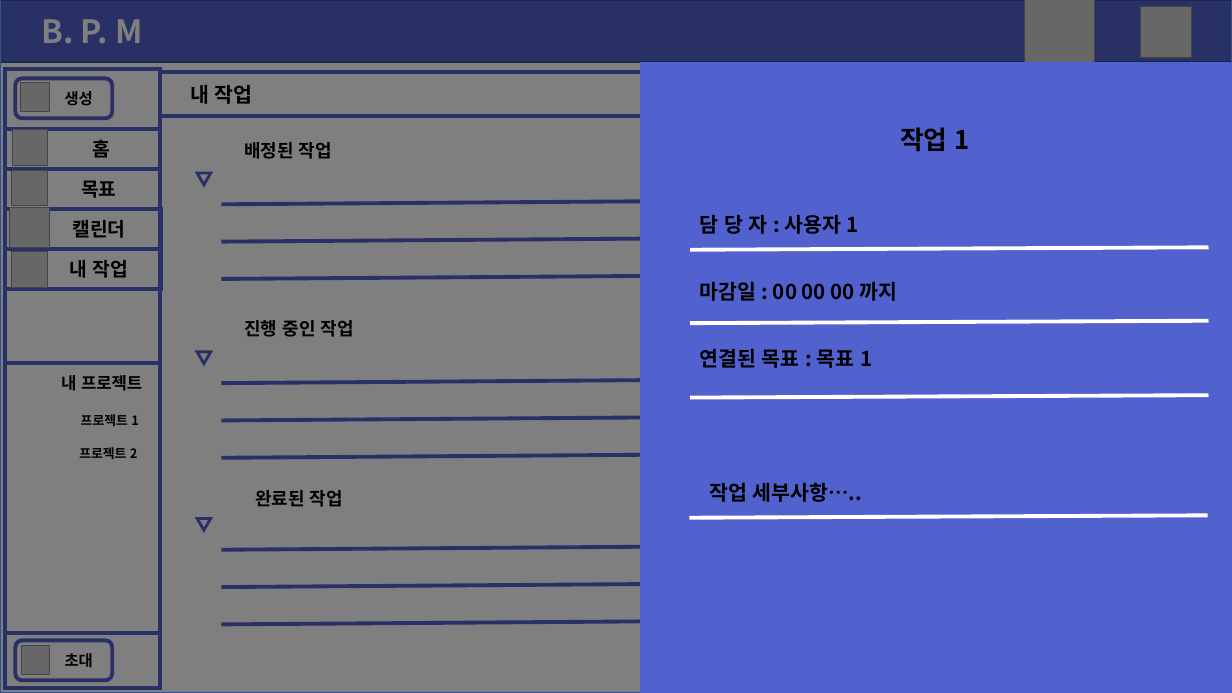
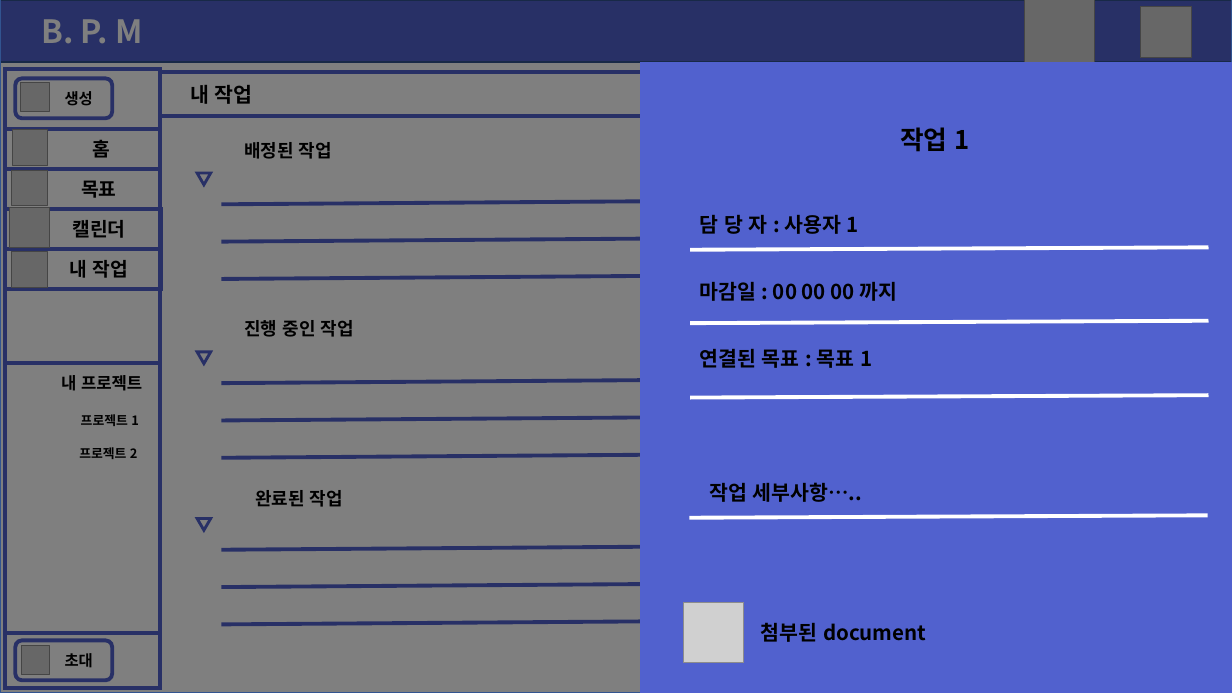
Before and after one commit to ShinHyeonSeong/Final, a slide deck: slide 10 of 기획 UI/UI/UI.pptx (slide 8 before the commit). Drawn at 1232x693 pixels with LibreOffice and Linux fonts; fonts in the diff are those of the drawing; grey boxes stand for pictures. Boxes give left, top, right and bottom in pixels: in the first picture for what was removed or moved away, otherwise in the second. Text is boxed around its words. In the diff, an @@ line names an element or a change of style, - is before the commit and + after.

```diff
--- a/기획 UI/UI/UI.pptx
+++ b/기획 UI/UI/UI.pptx
@@ picture added at (x1=683, y1=603, x2=743, y2=663) @@
@@ text added at (x1=761, y1=622, x2=926, y2=642), 16 pt, text #000000, bold @@
+첨부된 document
```
Also in this commit, not shown: 6 other slides changed, 7 slides added, 14 other files.
